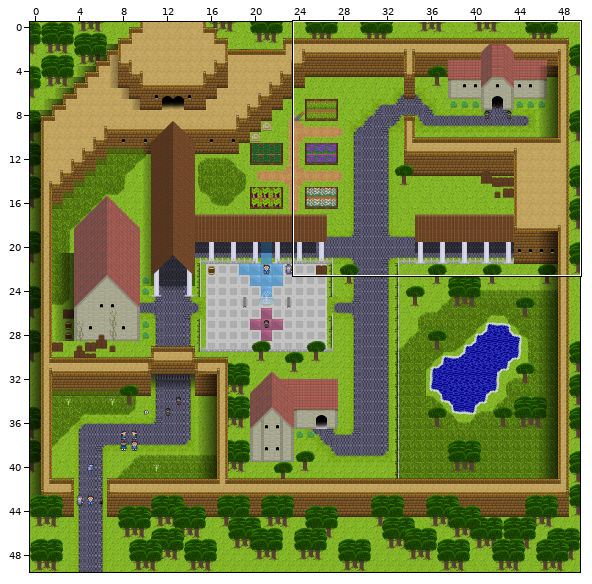
One commit to this Tiled map: Board1.tmx. The first picture is a wide view before the edit; the outline marks the close-up.
Close-up. As it was:
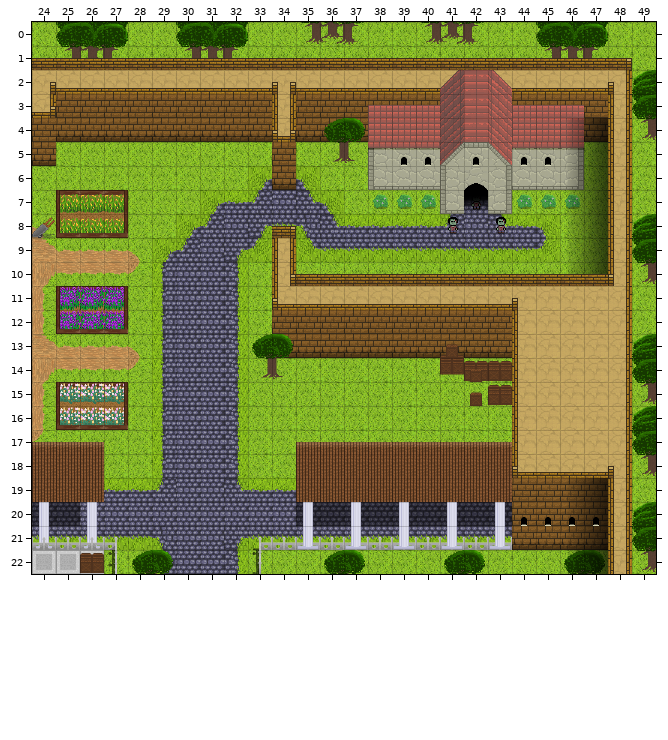
Cells are 32x32 px. Shown: x 24..49, y 0..22. The commit also changed other parts of the map, which this record leaves out. Tiles whose own drawing changed are shown in their newer look in all pictures.
And afterwards:
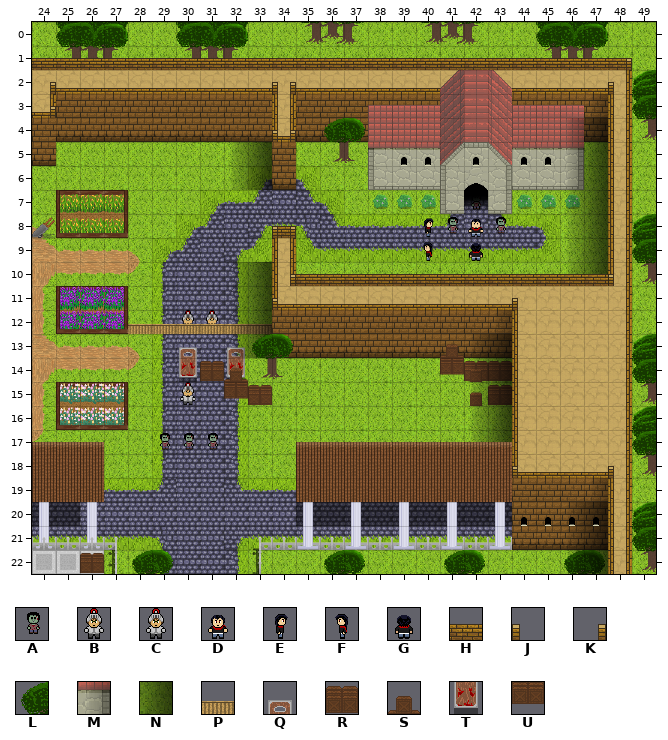
Key: from "Alex": A 5; from "Knight": B 1, C 1 flipped left-right; from "Leon": D 1, E 4, F 7, G 10; from "shittytileset": H 34, J 53, K 54, L 65, M 95, N 96, P 146, Q 161, R 174, S 175, T 176, U 190.
_ is an empty cell, . an unchanged one.
See-through tiles are keyed as they look on the map.
Diff:
--- layer "Player Layer"
@@ x 40..42 @@
- 8 _._
- 9 _._
+ 8 E.D
+ 9 F.G
@@ x 30..31 @@
-12 __
+12 CB
--- layer "Walls and Such"
@@ x 30..32 @@
-13 _._
-14 ___
-15 .._
+13 Q.Q
+14 TRT
+15 ..U
--- layer "Wall Decoration"
@@ x 34..34 @@
- 8 _
+ 8 H
@@ x 28..33 @@
-12 ______
+12 PPPPPP
@@ x 30..33 @@
-14 .._.
-15 _.._
+14 ..S.
+15 B..R
@@ x 29..31 @@
-17 ___
+17 AAA
--- layer "Shading"
@@ x 47..47 @@
- 3 _
+ 3 M
@@ x 32..33 @@
- 5 __
- 6 __
+ 5 MN
+ 6 MN
@@ x 32..43 @@
-10 __..........
-11 __..........
-12 __........._
-13 __........__
-14 ..........__
-15 ..........__
-16 ..........__
-17 ..........__
+10 MN..........
+11 MN..........
+12 MN.........M
+13 MN........MN
+14 ..........MN
+15 ..........MN
+16 ..........MN
+17 ..........MN
@@ x 46..47 @@
-19 MN
+19 _M
--- layer "Above Layer 1"
@@ x 34..34 @@
- 8 H
+ 8 K
@@ x 33..33 @@
-13 _
+13 L
--- layer "Above Layer 2"
@@ x 34..34 @@
- 8 K
+ 8 J
